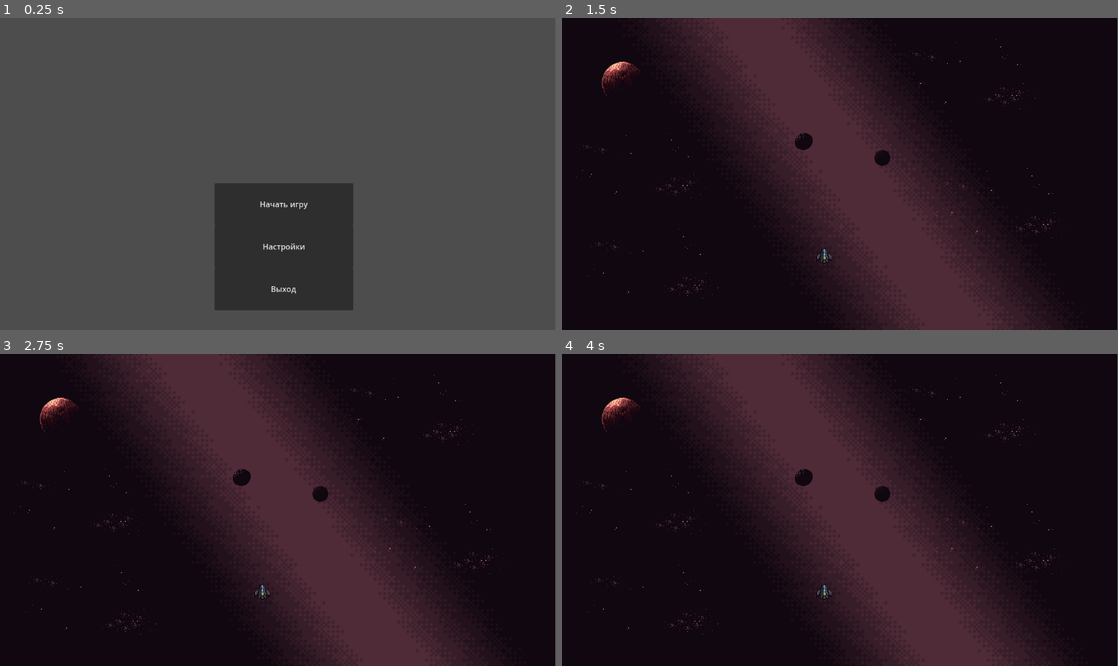
Above: before the commit, frames 1-4 (two rows, left to right).
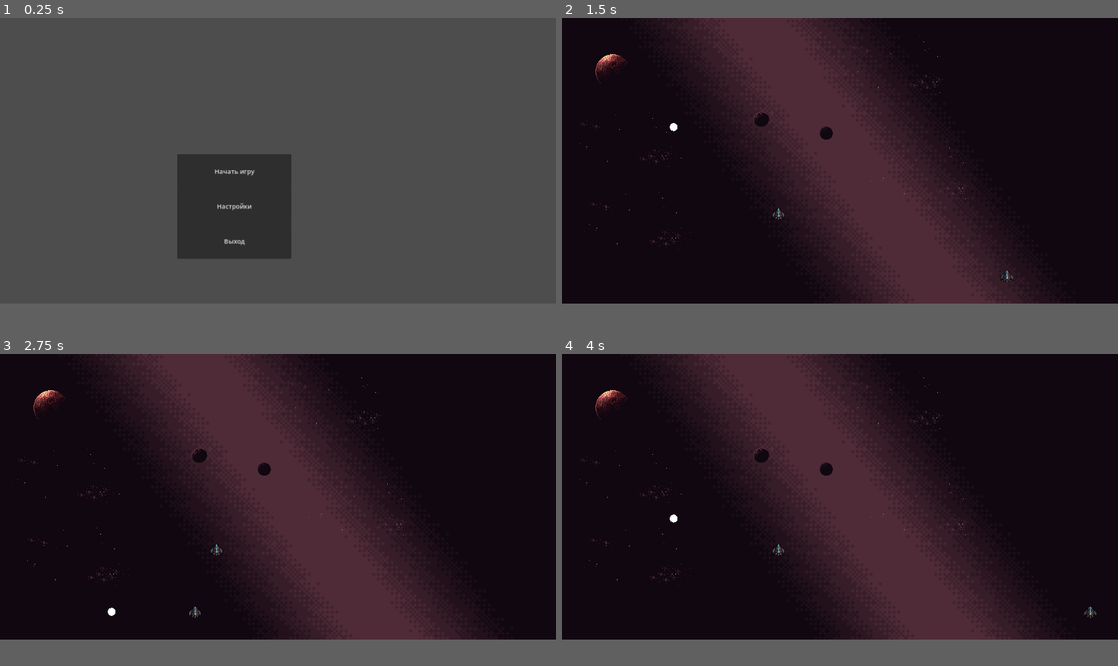
Above: after the commit, the same moments.

Repository: BrightKii/Space-Adventure
Game: Godot game, scene res://main_menu.tscn
Two runs of this game, one before a commit and one after it. Both use one fixed random seed, a clock stepped at 60 frames per second and the inputs below. The project has no main scene, so this scene is started directly.
Inputs:
- Up to frame 1 (0.25 s): no input
- Up to frame 2 (1.5 s): click "Начать игру" at 0.5 s; hold D (teleport_right, bound only after the commit) from 1.28 s (still down)
- Up to frame 3 (2.75 s): tap Enter at 2 s; release D (teleport_right, bound only after the commit) at 2.03 s; hold A (teleport_left, bound only after the commit) from 2.03 s (still down)
- Up to frame 4 (4 s): release A (teleport_left, bound only after the commit) at 2.78 s; hold D (teleport_right, bound only after the commit) from 2.78 s (still down)
In our replay, the window is 799x449 before the commit and 800x411 after it. These sizes can differ from the game's own. Grey fills any space a smaller window leaves; there, only what the larger window draws over its background counts as a difference.

The runs differ from the first frame. In frame 1, 10% of the frame differs, in the area x 31-64%, y 43-94%; in frame 2, 4.1%; in frame 3, 4.1%; in frame 4, 4.1%.

Commit message:
Движение корабля
- Изменены настройки проекта.
	- Размер окна изменён на 1400 x 720. Режим растягивания изменён на
	  Canvas_items, чтобы не было проблем при изменении размера окна.

- Добавлены действия.
	- В список действий добавлены teleport_left и teleport_right
	  отвечающие за нажатия клавиш "A", "←", и "D", "→" соответственно.

- Добавлен игрок Ship2.
	- Вместо CharacterBody2D добавлен StaticBody2D, так как он, возможно,
	  лучше подходит для "телепортирующихся" объектов. Ship пока
	  сохранён.
	- Добавлен скрипт, отвечающий за перемещение корабля и обнаружение
	  столкновенй.

- Добавлен тестовый вариант метеорита для тестирования коллизий.

Diff:
--- /dev/null
+++ b/Ship_movement.gd
@@ -0,0 +1,75 @@
+extends StaticBody2D
+
+"""
+input_cooldown - это задержка между нажатием клавиш. Позволяет избежать ситуации, когда даже
+	короткое нажатие клавиш воспринимается как многократное, что не даёт пользователю возможность
+	сместиться вбок на желаемое количество раз (сразу поймёте, если установите input_cooldown в 0).
+	Также в какой-то степени служит античитом. @export позволяет изменять это свойство в инспекторе,
+	не лазя в код.
+time_since_last_input - Это время с последнего нажатия клавиши. Изначально оно должно быть больше
+	input_cooldown, чтобы считалось, что со старта игры не было нажатия клавиш.
+"""
+@export var input_cooldown = 0.1
+var time_since_last_input = input_cooldown + 1
+
+"""
+screen_border_offset - это расстояние от самой крайней дорожки до границы игровой области. @export
+	позволяет изменять это свойство в инспекторе, не лазя в код.
+screen_size - это размер игровой области.
+path_offset - это расстояние между дорожками.
+"""
+@export var screen_border_offset = 70
+var screen_size
+var path_offset
+
+
+"""
+В строке 34
+path_offset = (screen_size.x - 2 * screen_border_offset) / 6
+мы вычисляем расстояние между дорожками, если дорожек 7. Число 6 - не опечатка, так должно быть.
+"""
+# Called when the node enters the scene tree for the first time.
+func _ready():
+	screen_size = get_viewport_rect().size   # Получаем размер игровой области.
+	path_offset = (screen_size.x - 2 * screen_border_offset) / 6
+
+
+"""
+Немного костыльный способ обработки пользовательского ввода, столкновения и "телепортации".
+get_axis("teleport_left", "teleport_right") возвращает -1 или 1, если нажаты клавиши,
+соответствующие действиям "teleport_left" (A, ←) или "teleport_right" (D, →).
+В строке 59
+teleport_vector.x = clampf(path_offset * direction, screen_border_offset - position.x, screen_size.x - screen_border_offset - position.x)
+мы вычисляем новую иксовую составляющую вектора, определяющую куда сместится корабль, а также
+ограничиваем длину этого вектора расстоянием до отступов от границы игровой области.
+В строке 65
+if move_and_collide(teleport_vector, false, 0.08, true):
+производим смещение на тот самый вектор и проверяем, что произошло столкновение
+(фактически move_and_collide() возвращает объект, описывающий столкновениее или null, если
+столкновения не произошло). Последний параметр true, так как иначе столкновение фиксируется только
+когда корабль движется. Остальные параметры по умолчанию.
+Возможно, стоило реализовать телепортацию в _physics_process(), но я хз.
+"""
+# Called every frame. 'delta' is the elapsed time since the previous frame.
+func _process(delta):
+	time_since_last_input += delta
+	var direction = Input.get_axis("teleport_left", "teleport_right")
+	var teleport_vector = Vector2(0, 0)
+	if direction and time_since_last_input > input_cooldown:
+		teleport_vector.x = clampf(
+			path_offset * direction, screen_border_offset - position.x,
+			screen_size.x - screen_border_offset - position.x
+		)
+		time_since_last_input = 0
+
+	if move_and_collide(teleport_vector, false, 0.08, true):
+		# Здесь можно отправлять сигналы
+		# Отладочный вывод
+		prints("Произошло столкновение!")
+
+	# Отладочный вывод
+	prints('Позиция корабля по оси X =', position.x)
+
+
+func _physics_process(delta):
+	pass
--- a/project.godot
+++ b/project.godot
@@ -13,3 +13,25 @@
 config/name="Space-Adventure"
 config/features=PackedStringArray("4.2", "Forward Plus")
 config/icon="res://icon.svg"
+
+[display]
+
+window/size/viewport_width=1400
+window/size/viewport_height=720
+window/size/mode=2
+window/stretch/mode="canvas_items"
+
+[input]
+
+teleport_left={
+"deadzone": 0.5,
+"events": [Object(InputEventKey,"resource_local_to_scene":false,"resource_name":"","device":-1,"window_id":0,"alt_pressed":false,"shift_pressed":false,"ctrl_pressed":false,"meta_pressed":false,"pressed":false,"keycode":0,"physical_keycode":65,"key_label":0,"unicode":97,"echo":false,"script":null)
+, Object(InputEventKey,"resource_local_to_scene":false,"resource_name":"","device":-1,"window_id":0,"alt_pressed":false,"shift_pressed":false,"ctrl_pressed":false,"meta_pressed":false,"pressed":false,"keycode":0,"physical_keycode":4194319,"key_label":0,"unicode":0,"echo":false,"script":null)
+]
+}
+teleport_right={
+"deadzone": 0.5,
+"events": [Object(InputEventKey,"resource_local_to_scene":false,"resource_name":"","device":-1,"window_id":0,"alt_pressed":false,"shift_pressed":false,"ctrl_pressed":false,"meta_pressed":false,"pressed":false,"keycode":0,"physical_keycode":68,"key_label":0,"unicode":100,"echo":false,"script":null)
+, Object(InputEventKey,"resource_local_to_scene":false,"resource_name":"","device":-1,"window_id":0,"alt_pressed":false,"shift_pressed":false,"ctrl_pressed":false,"meta_pressed":false,"pressed":false,"keycode":0,"physical_keycode":4194321,"key_label":0,"unicode":0,"echo":false,"script":null)
+]
+}
--- a/space.tscn
+++ b/space.tscn
@@ -1,14 +1,37 @@
-[gd_scene load_steps=7 format=3 uid="uid://c4utproqfxo80"]
+[gd_scene load_steps=12 format=3 uid="uid://c4utproqfxo80"]
 
 [ext_resource type="Texture2D" uid="uid://bnk7tfehnimxq" path="res://Space Assets/Nairan - Bomber - Base.png" id="1_ak2fy"]
 [ext_resource type="Texture2D" uid="uid://cjf03kqeyeyh3" path="res://Space Assets/parallax-space-backgound.png" id="1_swh86"]
+[ext_resource type="Script" path="res://УДАЛИТЬ_Скрипт_примера_метеорита.gd" id="1_vyc7i"]
+[ext_resource type="Script" path="res://Ship_movement.gd" id="2_e1p07"]
 [ext_resource type="Texture2D" uid="uid://c3dtcp56cufii" path="res://Space Assets/parallax-space-big-planet.png" id="2_o3vw2"]
 [ext_resource type="Texture2D" uid="uid://cus7inc4c1jax" path="res://Space Assets/parallax-space-far-planets.png" id="3_k36gs"]
 [ext_resource type="Texture2D" uid="uid://co8l330w7i4qi" path="res://Space Assets/parallax-space-stars.png" id="4_y0dk2"]
 
+[sub_resource type="CircleShape2D" id="CircleShape2D_7q1f8"]
+
+[sub_resource type="SphereMesh" id="SphereMesh_q48xk"]
+radius = 10.0
+height = 20.0
+radial_segments = 8
+rings = 8
+
 [sub_resource type="CapsuleShape2D" id="CapsuleShape2D_jp55k"]
 
+[sub_resource type="CapsuleShape2D" id="CapsuleShape2D_gktd4"]
+
 [node name="Space" type="Node2D"]
+
+[node name="УДАЛИТЬ_Пример_метеорита" type="CharacterBody2D" parent="."]
+position = Vector2(280, 0)
+motion_mode = 1
+script = ExtResource("1_vyc7i")
+
+[node name="CollisionShape2D" type="CollisionShape2D" parent="УДАЛИТЬ_Пример_метеорита"]
+shape = SubResource("CircleShape2D_7q1f8")
+
+[node name="MeshInstance2D" type="MeshInstance2D" parent="УДАЛИТЬ_Пример_метеорита"]
+mesh = SubResource("SphereMesh_q48xk")
 
 [node name="Ship" type="CharacterBody2D" parent="."]
 
@@ -20,13 +43,24 @@
 position = Vector2(544, 493)
 texture = ExtResource("1_ak2fy")
 
+[node name="Ship2" type="StaticBody2D" parent="."]
+position = Vector2(700, 650)
+script = ExtResource("2_e1p07")
+input_cooldown = 0.15
+
+[node name="CollisionShape2D" type="CollisionShape2D" parent="Ship2"]
+shape = SubResource("CapsuleShape2D_gktd4")
+
+[node name="Sprite2D" type="Sprite2D" parent="Ship2"]
+texture = ExtResource("1_ak2fy")
+
 [node name="ParallaxBackground" type="ParallaxBackground" parent="."]
 
 [node name="ParallaxLayer" type="ParallaxLayer" parent="ParallaxBackground"]
 
 [node name="Parallax-space-backgound" type="Sprite2D" parent="ParallaxBackground/ParallaxLayer"]
-position = Vector2(587, 336)
-scale = Vector2(4.84559, 4.9625)
+position = Vector2(699, 362)
+scale = Vector2(5.815, 5.955)
 texture = ExtResource("1_swh86")
 
 [node name="ParallaxLayer2" type="ParallaxLayer" parent="ParallaxBackground"]
--- /dev/null
+++ b/УДАЛИТЬ_Скрипт_примера_метеорита.gd
@@ -0,0 +1,16 @@
+"""
+Костыль для движения примера метеорита, чтобы затестить коллизию. Комментировать лень.
+Лучше всего удалить этот скрипт вместе с примером метеорита.
+"""
+extends CharacterBody2D
+
+
+var SPEED = 300.0
+
+
+func _physics_process(delta):
+	if position.y <= 0:
+		velocity.y = SPEED
+	elif position.y >= 720:
+		velocity.y = -SPEED
+	move_and_slide()
